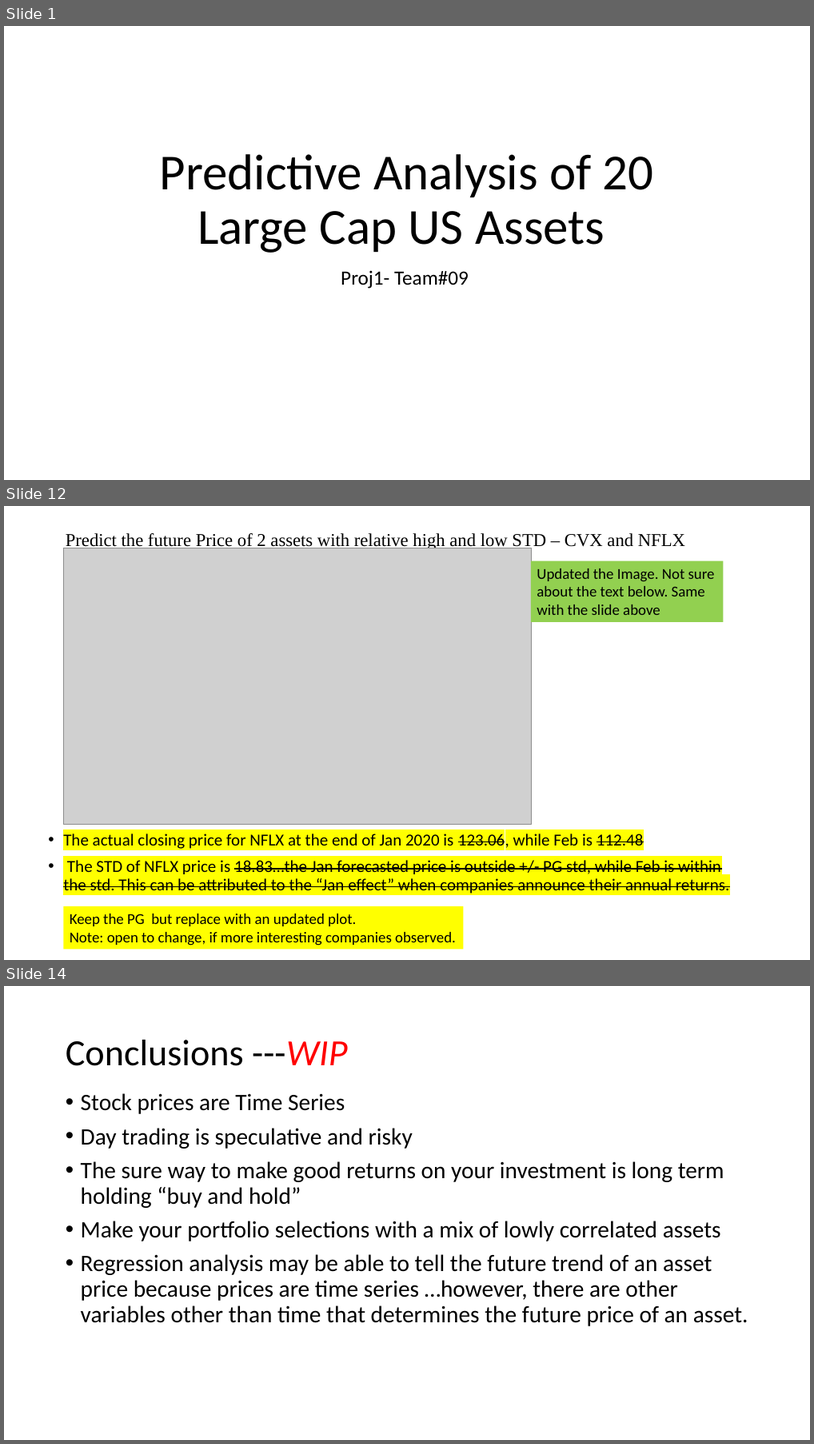
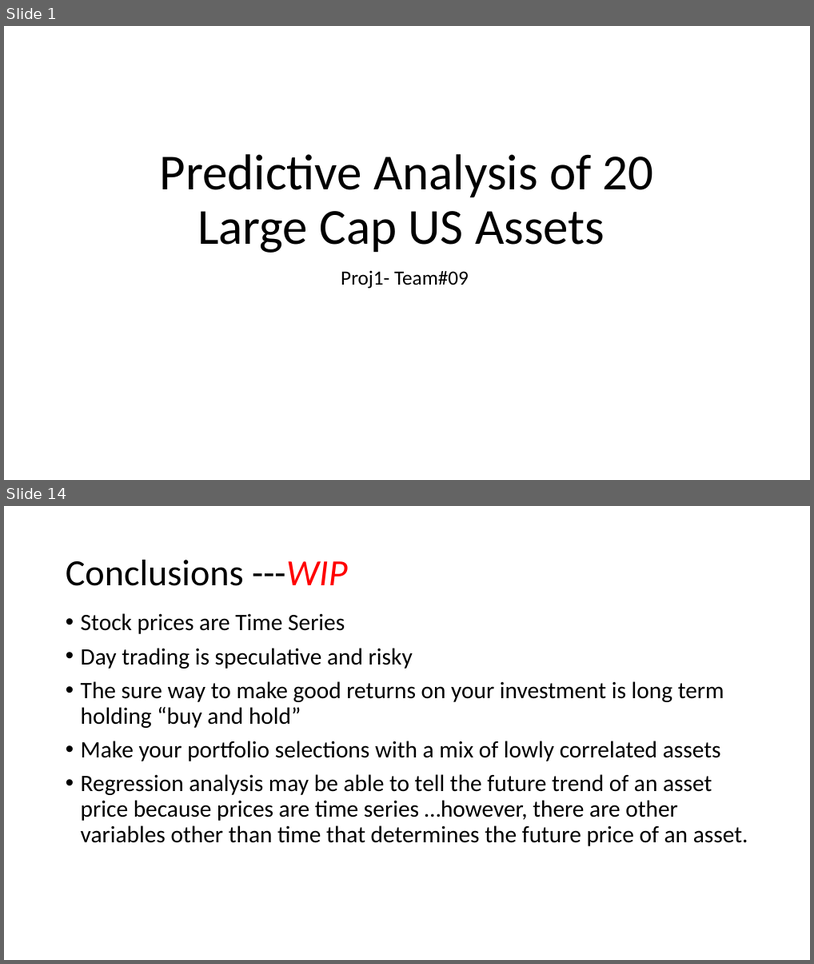
Before and after one commit to claybeaver/Group9_Project1, a slide deck: Final_Presentation.pptx. Shown one above the other, each under a label of ours: slides 1, 12 and 14 before the commit, slides 1 and 14 after it; the slides between them are not shown. The pictures are 814x1444 and 814x964 pixels, drawn with LibreOffice and Linux fonts; fonts in the diff are those of the drawing; grey boxes stand for pictures. Boxes give left, top, right and bottom in pixels: in the first picture for what was removed or moved away, otherwise in the second. Text is boxed around its words. In the diff, an @@ line names an element or a change of style, - is before the commit and + after.

Commit message:
Worked on Final_Presentation.pptx, added new images

```diff
--- a/Final_Presentation.pptx
+++ b/Final_Presentation.pptx
@@ slide 12 removed at (4, 506, 810, 960), background #FFFFFF @@
@@ picture removed at (63, 548, 531, 824) @@
@@ title removed at (66, 533, 686, 550) @@
-Predict the future Price of 2 assets with relative high and low STD – CVX and NFLX
@@ rectangle removed at (531, 561, 724, 622) @@
-Updated the Image. Not sure about the text below. Same with the slide above
@@ text removed at (63, 831, 730, 893) @@
-• The actual closing price for NFLX at the end of Jan 2020 is 123.06, while Feb is 112.48
-• The STD of NFLX price is 18.83…the Jan forecasted price is outside +/- PG std, while Feb is within the std. This can be attributed to the “Jan effect” when companies announce their annual returns.
@@ rectangle removed at (63, 906, 464, 949) @@
-Keep the PG but replace with an updated plot.
-Note: open to change, if more interesting companies observed.
```
Also in this commit, not shown: 11 slides changed, 1 slide added, 4 other files.
